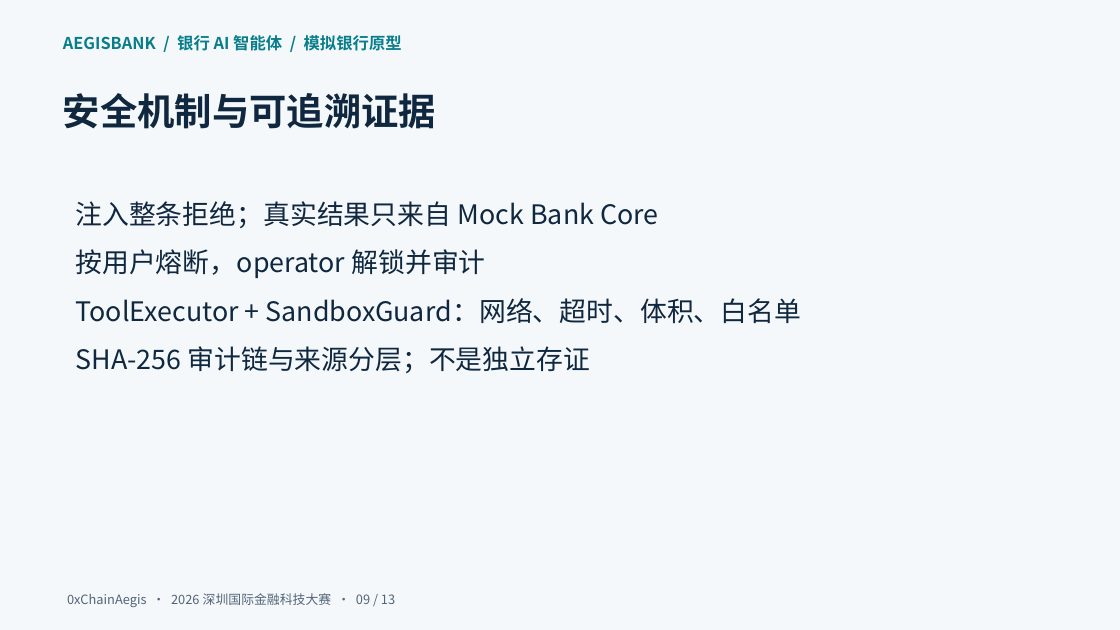
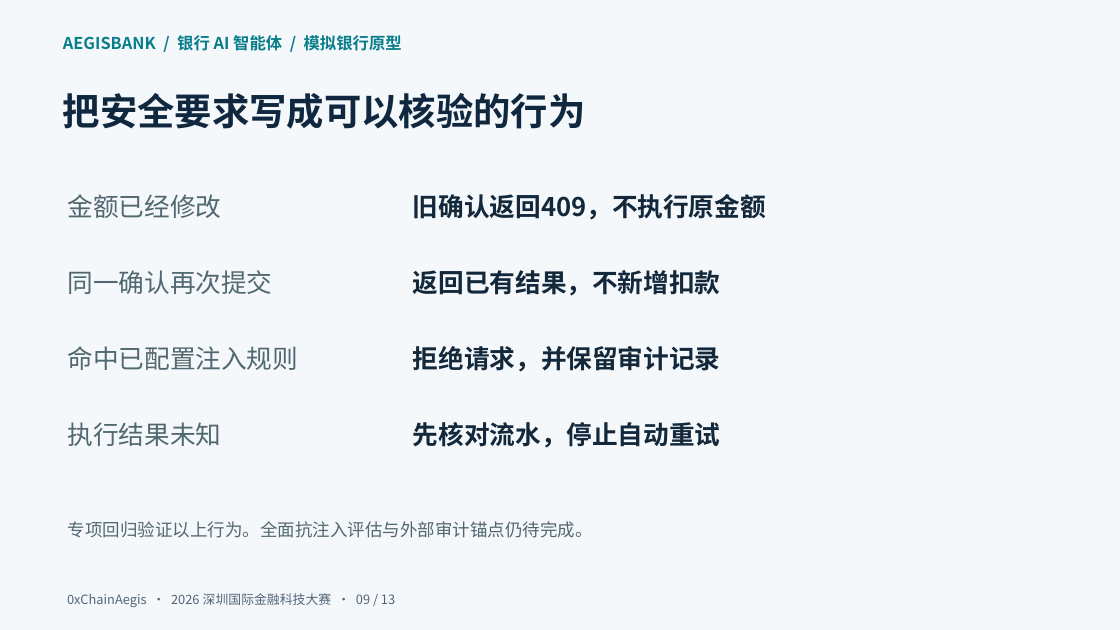
Before and after one commit to 0xChainAegis/aegisbank, a slide deck: slide 9 of deliverables/current/03-AegisBank-答辩材料.pptx. Drawn at 1120x630 pixels with LibreOffice and Linux fonts; fonts in the diff are those of the drawing. Boxes give left, top, right and bottom in pixels: in the first picture for what was removed or moved away, otherwise in the second. Text is boxed around its words. In the diff, an @@ line names an element or a change of style, - is before the commit and + after.

Commit message:
docs: focus competition demo on corrected transfers and bank state
Ground the README and four slides in the 500-to-300 amendment flow and dated integration evidence. Add an actionable user retest sheet and align the video brief with official judging criteria. Clarify planner scores and draft expiry in the UI; remove clock-dependent expiry dates from normal U2 fixtures.

Validation: 168 frontend tests and typecheck/build pass; package manifests and 13-slide PPTX structure, font, import and visual checks pass.

Verifier: self

```diff
--- a/deliverables/current/03-AegisBank-答辩材料.pptx
+++ b/deliverables/current/03-AegisBank-答辩材料.pptx
@@ text at (63,93,586,129): text changed @@
-安全机制与可追溯证据
+把安全要求写成可以核验的行为
@@ text added at (68,194,222,218), 22 pt, text #516870 @@
+金额已经修改
@@ text removed at (75,201,802,373) @@
-注入整条拒绝；真实结果只来自 Mock Bank Core
-按用户熔断，operator 解锁并审计
-ToolExecutor + SandboxGuard：网络、超时、体积、白名单
-SHA-256 审计链与来源分层；不是独立存证
@@ text added at (413,194,766,220), 22 pt, text #13293B, bold @@
+旧确认返回409，不执行原金额
@@ text added at (68,270,273,294), 22 pt, text #516870 @@
+同一确认再次提交
@@ text added at (413,270,720,296), 22 pt, text #13293B, bold @@
+返回已有结果，不新增扣款
@@ text added at (68,346,299,370), 22 pt, text #516870 @@
+命中已配置注入规则
@@ text added at (413,346,720,372), 22 pt, text #13293B, bold @@
+拒绝请求，并保留审计记录
@@ text added at (68,422,222,446), 22 pt, text #516870 @@
+执行结果未知
@@ text added at (413,422,720,448), 22 pt, text #13293B, bold @@
+先核对流水，停止自动重试
@@ text added at (68,521,593,538), 15 pt, text #516870 @@
+专项回归验证以上行为。全面抗注入评估与外部审计锚点仍待完成。
```
Also in this commit, not shown: 3 other slides changed, 7 other files.
